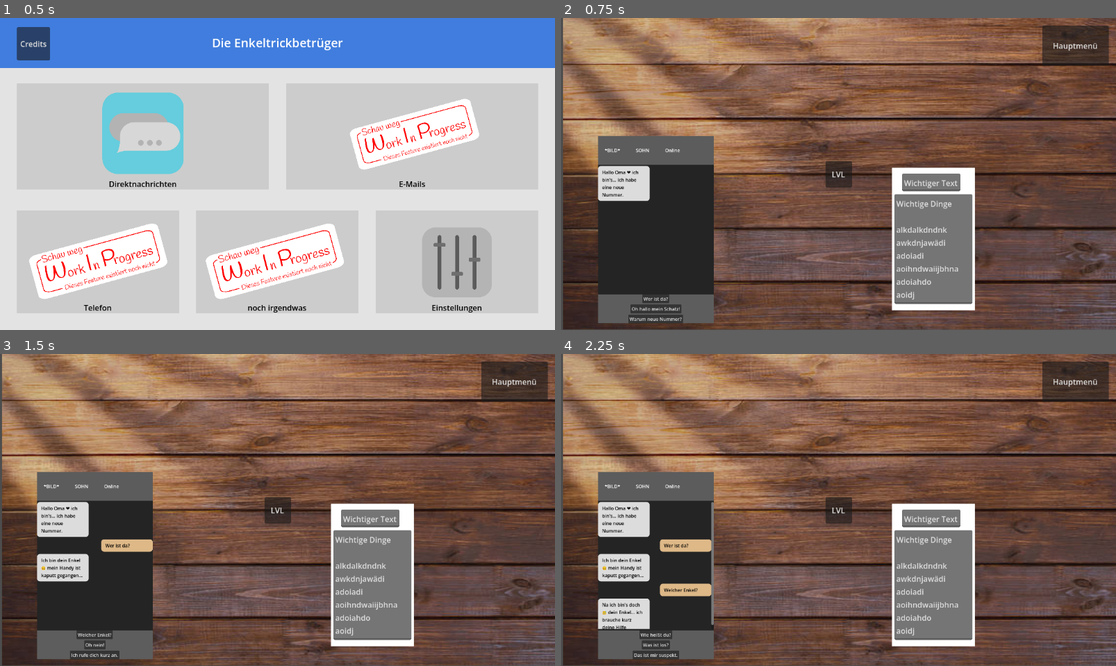
Above: before the commit, frames 1-4 (two rows, left to right).
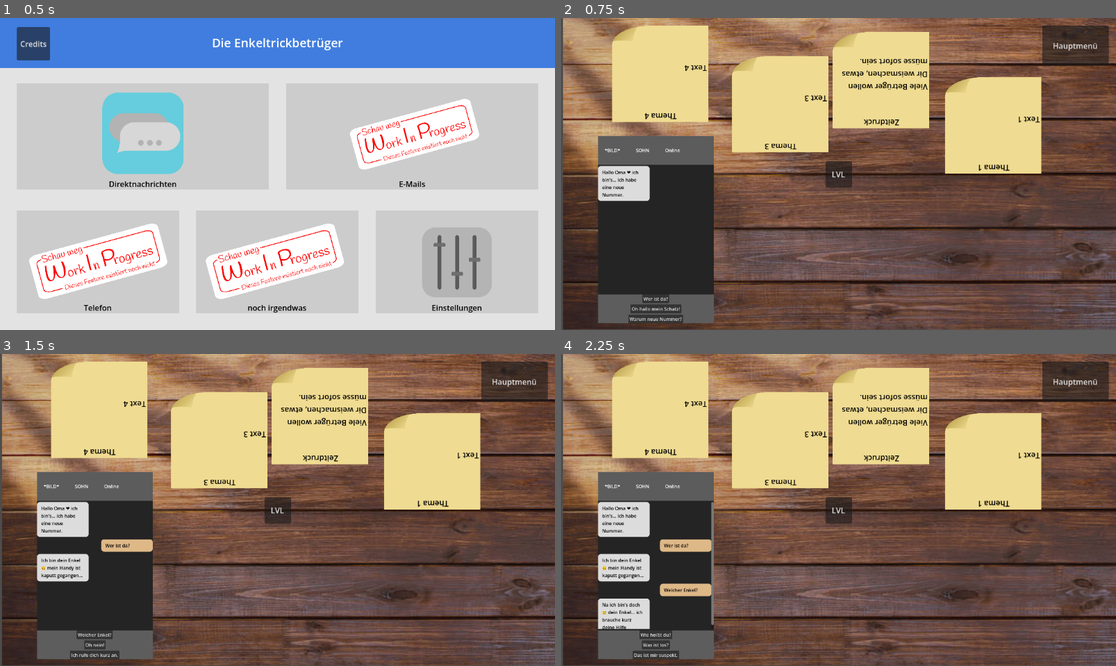
Above: after the commit, the same moments.

Repository: EgmundEGG/Enkeltrickbetr-ger-Spiel
Game: Godot game, scene res://Scenes/MainMenu.tscn
Same seed, same stepped clock (60 frames per second), same inputs: the game is played once before the commit and once after it.
Inputs:
- Up to frame 1 (0.5 s): no input
- Up to frame 2 (0.75 s): click "Direktnachrichten" at 0.5 s
- Up to frame 3 (1.5 s): click "Wer ist da?" at 1.25 s
- Up to frame 4 (2.25 s): click "Welcher Enkel?" at 2 s

Frame 1 is identical in both runs. In frame 2, 28% of the frame differs, in the area x 9-87%, y 2-94%; in frame 3, 28%; in frame 4, 28%.

Commit message:
Post-Its mit Text
4 Post-Its mit Hilfe-Texten

Diff:
--- a/enkeltrick-betrug/Scenes/Handy.tscn
+++ b/enkeltrick-betrug/Scenes/Handy.tscn
@@ -4,9 +4,10 @@
 [ext_resource type="Script" uid="uid://cbfd23nrlppi8" path="res://Scenes/handy.gd" id="1_u0qhy"]
 [ext_resource type="Texture2D" uid="uid://bf3wm35tkqn0e" path="res://image/Lvl hintergrund.png" id="2_lf3ts"]
 [ext_resource type="Script" uid="uid://byrtcbu5wo2km" path="res://lv_l_button.gd" id="3_i3lhd"]
+[ext_resource type="Texture2D" uid="uid://e2gjdxh3l2at" path="res://image/PostIt.png" id="3_r48s6"]
 [ext_resource type="Script" uid="uid://rghbh5jd0a8o" path="res://lvl_auswahl.gd" id="4_btpht"]
 [ext_resource type="Script" uid="uid://6leggv6jfhv5" path="res://MainMenu/Scripts/MenuButton.gd" id="5_kjkul"]
-[ext_resource type="PackedScene" uid="uid://cahggf1nf718" path="res://Scenes/Agent.tscn" id="7_r48s6"]
+[ext_resource type="PackedScene" path="res://Scenes/Agent.tscn" id="7_r48s6"]
 
 [node name="Game" type="Control" unique_id=264381244]
 custom_minimum_size = Vector2(400, 0)
@@ -23,40 +24,175 @@
 scale = Vector2(1.2328879, 0.8864569)
 texture = ExtResource("2_lf3ts")
 
-[node name="Paiper" type="Control" parent="." unique_id=325893066]
-anchors_preset = 0
-offset_right = 40.0
-offset_bottom = 40.0
-
-[node name="ColorRect" type="ColorRect" parent="Paiper" unique_id=298362556]
-layout_mode = 0
-offset_left = 687.0
-offset_top = 311.0
-offset_right = 859.0
-offset_bottom = 607.0
-
-[node name="Überschrift" type="TextEdit" parent="Paiper" unique_id=22708777]
-layout_mode = 0
-offset_left = 708.0
-offset_top = 323.0
-offset_right = 829.0
-offset_bottom = 360.0
-text = "Wichtiger Text"
-
-[node name="TextEdit" type="TextEdit" parent="Paiper" unique_id=279680532]
-layout_mode = 0
-offset_left = 692.0
-offset_top = 366.0
-offset_right = 854.0
-offset_bottom = 594.0
-text = "Wichtige Dinge
-
-alkdalkdndnk
-awkdnjawädi
-adoiadi
-aoihndwaiijbhna
-adoiahdo
-aoidj"
+[node name="Infotext" type="Control" parent="." unique_id=325893066]
+layout_mode = 1
+anchor_right = 1.0040001
+anchor_bottom = 1.0
+offset_left = 1157.0
+offset_top = 648.0
+offset_right = 1154.392
+offset_bottom = 648.0
+rotation = 3.1415927
+
+[node name="PostIt" type="TextureRect" parent="Infotext" unique_id=258569220]
+layout_mode = 1
+anchors_preset = -1
+anchor_right = 1.0
+anchor_bottom = 1.0
+offset_left = 160.00005
+offset_top = 324.99997
+offset_right = -794.0
+offset_bottom = -122.99988
+texture = ExtResource("3_r48s6")
+expand_mode = 1
+
+[node name="Title" type="Label" parent="Infotext/PostIt" unique_id=522273262]
+layout_mode = 1
+anchors_preset = -1
+anchor_right = 1.0
+anchor_bottom = 1.0
+offset_left = -2.861023e-05
+offset_bottom = -127.0
+theme_override_colors/font_color = Color(0, 0, 0, 1)
+text = "Thema 1"
+horizontal_alignment = 1
+clip_text = true
+text_overrun_behavior = 1
+
+[node name="Content" type="Label" parent="Infotext/PostIt" unique_id=1675530974]
+layout_mode = 1
+anchors_preset = -1
+anchor_right = 1.0
+anchor_bottom = 1.0
+offset_left = 3.000002
+offset_top = 23.0
+offset_right = -2.0
+theme_override_colors/font_color = Color(0, 0, 0, 1)
+text = "Text 1"
+vertical_alignment = 1
+autowrap_mode = 3
+clip_text = true
+text_overrun_behavior = 1
+
+[node name="PostIt2" type="TextureRect" parent="Infotext" unique_id=1232995046]
+layout_mode = 1
+anchors_preset = -1
+anchor_right = 1.0
+anchor_bottom = 1.0
+offset_left = 393.00006
+offset_top = 418.99997
+offset_right = -561.0
+offset_bottom = -28.999878
+texture = ExtResource("3_r48s6")
+expand_mode = 1
+
+[node name="Title" type="Label" parent="Infotext/PostIt2" unique_id=118359856]
+layout_mode = 1
+anchors_preset = -1
+anchor_right = 1.0
+anchor_bottom = 1.0
+offset_left = -2.861023e-05
+offset_bottom = -127.0
+theme_override_colors/font_color = Color(0, 0, 0, 1)
+text = "Zeitdruck"
+horizontal_alignment = 1
+clip_text = true
+text_overrun_behavior = 1
+
+[node name="Content" type="Label" parent="Infotext/PostIt2" unique_id=1597031185]
+layout_mode = 1
+anchors_preset = -1
+anchor_right = 1.0
+anchor_bottom = 1.0
+offset_left = 3.000002
+offset_top = 23.0
+offset_right = -2.0
+theme_override_colors/font_color = Color(0, 0, 0, 1)
+text = "Viele Betrüger wollen Dir weismachen, etwas müsse sofort sein."
+vertical_alignment = 1
+autowrap_mode = 3
+clip_text = true
+text_overrun_behavior = 1
+
+[node name="PostIt3" type="TextureRect" parent="Infotext" unique_id=1917115540]
+layout_mode = 1
+anchors_preset = -1
+anchor_right = 1.0
+anchor_bottom = 1.0
+offset_left = 602.00006
+offset_top = 368.99994
+offset_right = -352.0
+offset_bottom = -78.99994
+texture = ExtResource("3_r48s6")
+expand_mode = 1
+
+[node name="Title" type="Label" parent="Infotext/PostIt3" unique_id=961754175]
+layout_mode = 1
+anchors_preset = -1
+anchor_right = 1.0
+anchor_bottom = 1.0
+offset_left = -2.861023e-05
+offset_bottom = -127.0
+theme_override_colors/font_color = Color(0, 0, 0, 1)
+text = "Thema 3"
+horizontal_alignment = 1
+clip_text = true
+text_overrun_behavior = 1
+
+[node name="Content" type="Label" parent="Infotext/PostIt3" unique_id=1557876769]
+layout_mode = 1
+anchors_preset = -1
+anchor_right = 1.0
+anchor_bottom = 1.0
+offset_left = 3.000002
+offset_top = 23.0
+offset_right = -2.0
+theme_override_colors/font_color = Color(0, 0, 0, 1)
+text = "Text 3"
+vertical_alignment = 1
+autowrap_mode = 3
+clip_text = true
+text_overrun_behavior = 1
+
+[node name="PostIt4" type="TextureRect" parent="Infotext" unique_id=1803692782]
+layout_mode = 1
+anchors_preset = -1
+anchor_right = 1.0
+anchor_bottom = 1.0
+offset_left = 851.00006
+offset_top = 431.9999
+offset_right = -103.0
+offset_bottom = -16.0
+texture = ExtResource("3_r48s6")
+expand_mode = 1
+
+[node name="Title" type="Label" parent="Infotext/PostIt4" unique_id=1362764533]
+layout_mode = 1
+anchors_preset = -1
+anchor_right = 1.0
+anchor_bottom = 1.0
+offset_left = -2.861023e-05
+offset_bottom = -127.0
+theme_override_colors/font_color = Color(0, 0, 0, 1)
+text = "Thema 4"
+horizontal_alignment = 1
+clip_text = true
+text_overrun_behavior = 1
+
+[node name="Content" type="Label" parent="Infotext/PostIt4" unique_id=1938459022]
+layout_mode = 1
+anchors_preset = -1
+anchor_right = 1.0
+anchor_bottom = 1.0
+offset_left = 3.000002
+offset_top = 23.0
+offset_right = -2.0
+theme_override_colors/font_color = Color(0, 0, 0, 1)
+text = "Text 4"
+vertical_alignment = 1
+autowrap_mode = 3
+clip_text = true
+text_overrun_behavior = 1
 
 [node name="Chat" type="Control" parent="." unique_id=1049416561]
 custom_minimum_size = Vector2(400, 0)
@@ -275,6 +411,7 @@
 SceneName = "MainMenu"
 
 [node name="AgentOben" parent="." unique_id=284224592 instance=ExtResource("7_r48s6")]
+visible = false
 layout_mode = 1
 offset_left = 1155.0
 offset_top = -7.0
@@ -283,6 +420,7 @@
 rotation = 3.1415927
 
 [node name="AgentUnten" parent="." unique_id=1273825380 instance=ExtResource("7_r48s6")]
+visible = false
 layout_mode = 1
 offset_top = -651.0
 offset_bottom = -1.0
--- a/enkeltrick-betrug/Scenes/handy.gd
+++ b/enkeltrick-betrug/Scenes/handy.gd
@@ -4,9 +4,9 @@
 @onready var lvl_auswahl = $LVLAuswahl
 @onready var agent_unten = $AgentUnten
 @onready var agent_oben = $AgentOben
-@onready var paiper = $Paiper
 @onready var lvl_button = $LvLButton
 @onready var main_button = $Main_Button
+@onready var infoText = $Infotext
 
 var bereit_unten = false
 var bereit_oben = false
@@ -28,7 +28,7 @@
 	lvl_auswahl.hide()
 	chat.hide()
 	lvl_button.hide()
-	paiper.hide()
+	infoText.hide()
 	main_button.hide()
 
 	var level_daten = load(level_pfad).new()
@@ -48,7 +48,7 @@
 	if bereit_unten and bereit_oben:
 
 		chat.show()
-		paiper.show()
+		infoText.show()
 		lvl_button.show()
 		main_button.show()
 
Binary file added: enkeltrick-betrug/image/PostIt.png
Not shown, added: enkeltrick-betrug/image/PostIt.png.import
